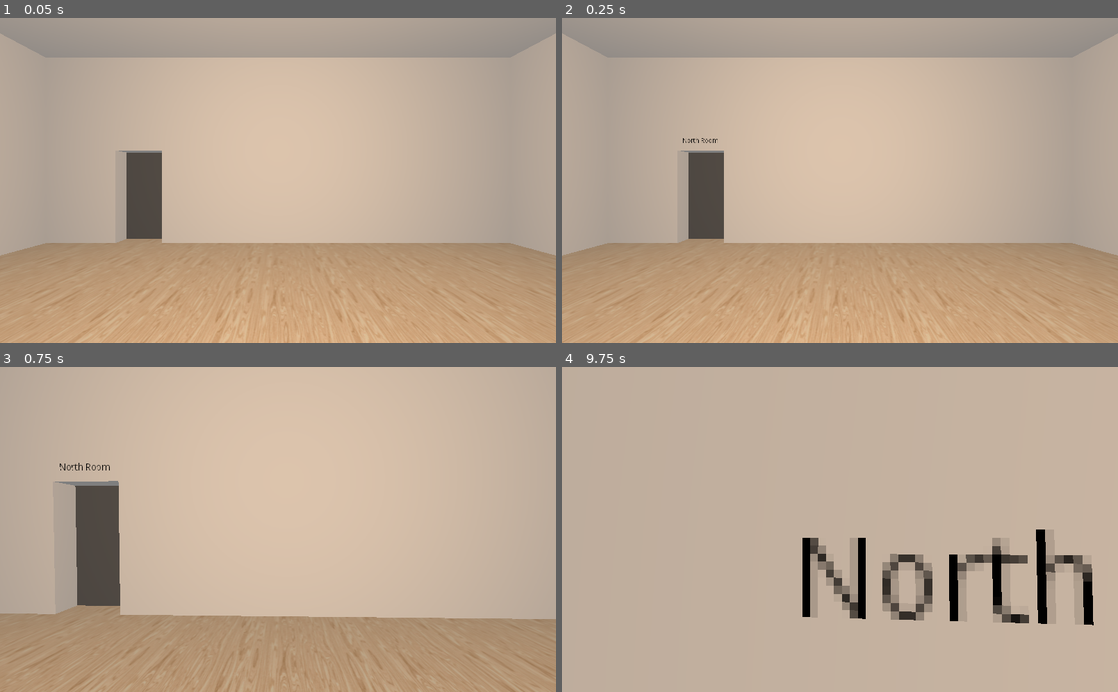
Above: before the commit, frames 1-4 (two rows, left to right).
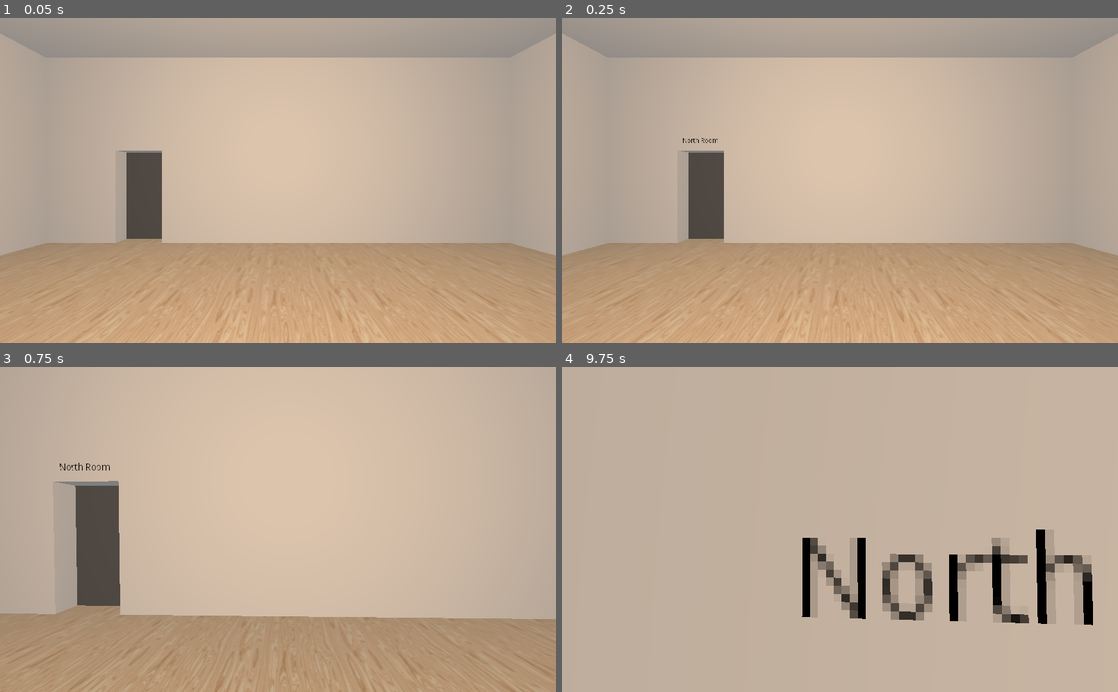
Above: after the commit, the same moments.

Repository: m4ym4y/museum-of-all-things
Game: Godot game, scene res://Main.tscn
Two runs of this game, one before a commit and one after it. Both use one fixed random seed, a clock stepped at 60 frames per second and the inputs below.
Inputs (mouse positions are in pixels of both pictures, inside the frame that each line leads up to):
- Up to frame 1 (0.05 s): no input
- Up to frame 2 (0.25 s): no input
- Up to frame 3 (0.75 s): tap Enter at 0.5 s; move the mouse to (272, 536) at 0.52 s; press the mouse at (272, 536) at 0.53 s; hold W (move_forward) from 0.53 s (still down)
- Up to frame 4 (9.75 s): tap Space (jump) at 0.77, 1.52, 2, 3.02, 3.5, 3.77, 4.52, 5, 6.02, 6.77, 7.52, 9.02 s; move the mouse to (878, 532) at 1.27 s; release the mouse at (878, 532) at 1.28 s; tap Ctrl (crouch) at 1.35, 5.85 s; move the mouse to (795, 526) at 2.02 s; hold E (interact) 2.03-2.78 s; tap Enter at 2.75, 4.25 s; move the mouse to (845, 529) at 2.77 s; release W (move_forward) at 2.78 s; hold A (strafe_left) 2.78-3.53 s; click (845, 529) at 2.85 s; move the mouse to (817, 523) at 3.52 s; hold Ctrl (crouch) 3.53-4.28 s; hold W (move_forward) 3.53-5.78 s; move the mouse to (867, 529) at 4.27 s; tap E (interact) at 4.35, 8.85 s; move the mouse to (812, 529) at 5.02 s; press the mouse at (812, 529) at 5.03 s; move the mouse to (851, 523) at 5.77 s; release the mouse at (851, 523) at 5.78 s; hold Right (strafe_right) 5.78-6.53 s; move the mouse to (834, 536) at 6.52 s; hold E (interact) 6.53-7.28 s; hold W (move_forward) 6.53-8.78 s; move the mouse to (878, 532) at 7.27 s; click (878, 532) at 7.35 s; move the mouse to (795, 526) at 8.02 s; hold Ctrl (crouch) 8.03-8.78 s; move the mouse to (845, 529) at 8.77 s; hold A (strafe_left) 8.78-9.53 s; move the mouse to (817, 523) at 9.52 s; press the mouse at (817, 523) at 9.53 s; hold W (move_forward) from 9.53 s (still down)

The runs differ from the first frame. In frame 4, 0.1% of the frame differs, in the area x 43-96%, y 52-80%.

Commit message:
feat: fix room attachments with rotated walls

Diff:
--- a/Main.gd
+++ b/Main.gd
@@ -134,7 +134,7 @@
 		)
 	elif door_spec.wall == "SouthWall":
 		room2_offset = Vector3(
-			door_spec.left - room1_spec.width / 2.0,
+			room1_spec.width / 2.0 - door_spec.left,
 			0,
 			room2.room_length / 2.0 + room1_spec.length / 2.0 + 2 * THICKNESS
 		)
@@ -148,7 +148,7 @@
 		room2_offset = Vector3(
 			room2.room_width / 2.0 + room1_spec.width / 2.0 + 2 * THICKNESS,
 			0,
-			door_spec.left - room1_spec.length / 2.0
+			room1_spec.length / 2.0 - door_spec.left
 		)
 
 	room2.set_translation(room1.get_translation() + room2_offset)
--- a/Room.gd
+++ b/Room.gd
@@ -26,10 +26,10 @@
 	$NorthWall.set_translation(Vector3(0, 0, -length / 2 - THICKNESS))
 
 	$SouthWall.init(width, height)
-	$SouthWall.set_translation(Vector3(0, 0, length / 2))
+	$SouthWall.set_translation(Vector3(0, 0, length / 2 + THICKNESS))
 
 	$EastWall.init(length, height)
-	$EastWall.set_translation(Vector3(width / 2 + THICKNESS, 0, 0))
+	$EastWall.set_translation(Vector3(width / 2, 0, 0))
 
 	$Ceiling.init(width, length)
 	$Ceiling.set_translation(Vector3(0, height, 0))
--- a/Room.tscn
+++ b/Room.tscn
@@ -17,13 +17,13 @@
 transform = Transform( 1, 0, 0, 0, 1, 0, 0, 0, 1, -5.5, 5, 0 )
 
 [node name="SouthWall" parent="." instance=ExtResource( 3 )]
-transform = Transform( -4.37114e-08, 0, 1, 0, 1, 0, -1, 0, -4.37114e-08, 0, 5, 5.5 )
+transform = Transform( 1.19249e-08, 0, -1, 0, 1, 0, 1, 0, 1.19249e-08, 0, 5, 5.5 )
 
 [node name="NorthWall" parent="." instance=ExtResource( 3 )]
 transform = Transform( -4.37114e-08, 0, 1, 0, 1, 0, -1, 0, -4.37114e-08, 0, 5, -5.5 )
 
 [node name="EastWall" parent="." instance=ExtResource( 3 )]
-transform = Transform( 1, 0, 0, 0, 1, 0, 0, 0, 1, 5.5, 5, 0 )
+transform = Transform( -1, 0, -8.74228e-08, 0, 1, 0, 8.74228e-08, 0, -1, 5.5, 5, 0 )
 
 [node name="Ceiling" parent="." instance=ExtResource( 4 )]
 transform = Transform( 1, 0, 0, 0, 1, 0, 0, 0, 1, 0, 10, 0 )
